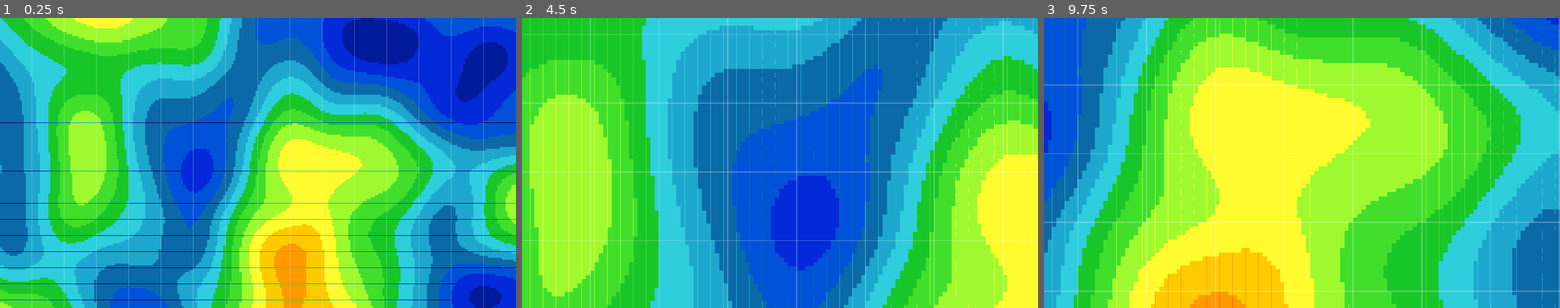
Above: before the commit, frames 1-3 (left to right).
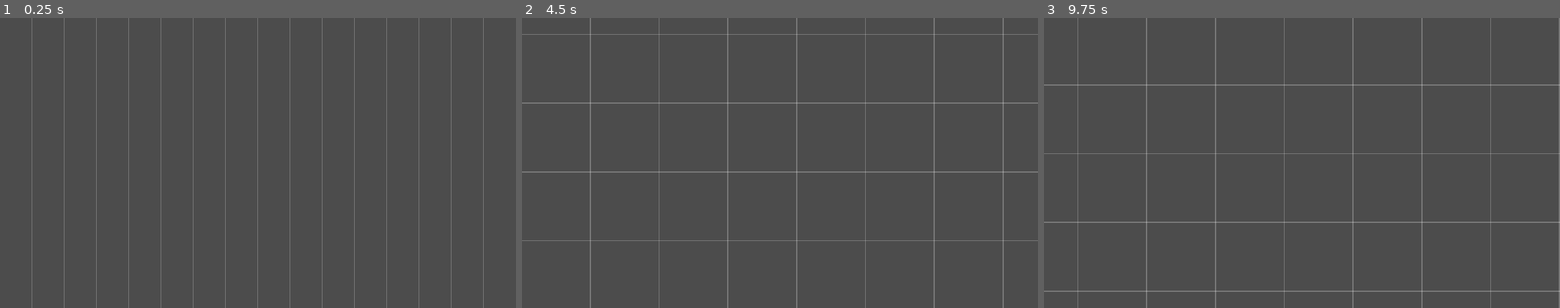
Above: after the commit, the same moments.

Repository: Phrenotopia/EvoDevio
Game: Godot game, scene res://World.tscn
Two runs of this game, one before a commit and one after it. Both use one fixed random seed, a clock stepped at 60 frames per second and the inputs below.
Inputs (mouse positions are in pixels of both pictures, inside the frame that each line leads up to):
- Up to frame 1 (0.25 s): no input
- Up to frame 2 (4.5 s): tap Enter at 0.5, 2, 3.5 s; move the mouse to (893, 148) at 0.52 s; hold S (camera_down) 0.53-1.28 s; tap Space at 1.25, 2.75, 4.25 s; move the mouse to (676, 177) at 1.27 s; tap A (camera_left) at 1.35 s; move the mouse to (831, 99) at 2.02 s; hold D (camera_right) 2.03-2.78 s; move the mouse to (754, 221) at 2.77 s; tap Shift (camera_speed_up) at 2.85 s; move the mouse to (934, 206) at 3.52 s; hold W (camera_up) 3.53-4.28 s; move the mouse to (625, 119) at 4.27 s; tap Mouse wheel up (camera_zoom_in) at 4.35 s
- Up to frame 3 (9.75 s): move the mouse to (1327, 163) at 5.02 s; hold Mouse wheel down (camera_zoom_out) 5.03-5.78 s; move the mouse to (1224, 90) at 5.77 s; tap S (camera_down) at 5.85 s; move the mouse to (1415, 148) at 6.52 s; hold A (camera_left) 6.53-7.28 s; move the mouse to (1198, 177) at 7.27 s; tap D (camera_right) at 7.35 s; move the mouse to (1353, 99) at 8.02 s; hold Shift (camera_speed_up) 8.03-8.78 s; move the mouse to (1276, 221) at 8.77 s; tap W (camera_up) at 8.85 s; move the mouse to (1456, 206) at 9.52 s; hold Mouse wheel up (camera_zoom_in) from 9.53 s (still down)

The runs differ from the first frame. In frame 1, 100% of the frame differs, in the area x 0-100%, y 0-100%; in frame 2, 100%; in frame 3, 100%.

Commit message:
Moved tiles to dictionary but broke code

Diff:
--- /dev/null
+++ b/Tile.gd
@@ -0,0 +1,15 @@
+extends Node
+
+class_name Tile
+
+var x : int
+var y : int
+var elevation : int
+
+#func _init():
+#	pass
+
+func _init(posx,posy,e):
+	x = posx
+	y = posy
+	elevation = e
--- a/WorldMap.gd
+++ b/WorldMap.gd
@@ -2,6 +2,9 @@
 
 var width = 256
 var height = 144
+var tiles = {}
+const Tile = preload("Tile.gd")
+
 var noise
 
 func make_map(x,y):
@@ -14,11 +17,20 @@
 	noise.period = 64 #My default is 16
 	noise.persistence = 0.25 #My default is 1
 
-func _draw():
+	var i = 0
 	for x in width:
 		for y in height:
-			var a = noise.get_noise_2d(x,y) # a is a number from -1 to 1
-			a = (a+1)*0.5 # Makes a a number from 0 to 1
-			a = round(a*16+0.6)-1 # Makes an integer from 0 to 15
-			#print(a)
-			set_cell(x,y,a) # Makes a a color from 0 (Red) to 15 (Dark blue)
+			var e = noise.get_noise_2d(x,y) # a is a number from -1 to 1
+			e = (e+1)*0.5 # Makes a a number from 0 to 1
+			e = round(e*16+0.6)-1 # Makes an integer from 0 to 15
+			#print(e)
+			var t = Tile.new(x,y,e)
+			tiles.values().append(t)
+
+	_draw()
+
+func _draw():
+	print("draw world map with  tiles ")
+	for t in tiles:
+			print(t)
+			set_cell(t.x,t.y,t.a) # Makes a a color from 0 (Red) to 15 (Dark blue)
--- a/project.godot
+++ b/project.godot
@@ -8,9 +8,14 @@
 
 config_version=4
 
-_global_script_classes=[  ]
+_global_script_classes=[ {
+"base": "Node",
+"class": "Tile",
+"language": "GDScript",
+"path": "res://Tile.gd"
+} ]
 _global_script_class_icons={
-
+"Tile": ""
 }
 
 [application]
@@ -31,30 +36,30 @@
 
 ui_accept={
 "deadzone": 0.5,
-"events": [ Object(InputEventKey,"resource_local_to_scene":false,"resource_name":"","device":0,"alt":false,"shift":false,"control":false,"meta":false,"command":false,"pressed":false,"scancode":16777221,"unicode":0,"echo":false,"script":null)
-, Object(InputEventKey,"resource_local_to_scene":false,"resource_name":"","device":0,"alt":false,"shift":false,"control":false,"meta":false,"command":false,"pressed":false,"scancode":16777222,"unicode":0,"echo":false,"script":null)
-, Object(InputEventKey,"resource_local_to_scene":false,"resource_name":"","device":0,"alt":false,"shift":false,"control":false,"meta":false,"command":false,"pressed":false,"scancode":32,"unicode":0,"echo":false,"script":null)
+"events": [ Object(InputEventKey,"resource_local_to_scene":false,"resource_name":"","device":0,"alt":false,"shift":false,"control":false,"meta":false,"command":false,"pressed":false,"scancode":16777221,"physical_scancode":0,"unicode":0,"echo":false,"script":null)
+, Object(InputEventKey,"resource_local_to_scene":false,"resource_name":"","device":0,"alt":false,"shift":false,"control":false,"meta":false,"command":false,"pressed":false,"scancode":16777222,"physical_scancode":0,"unicode":0,"echo":false,"script":null)
+, Object(InputEventKey,"resource_local_to_scene":false,"resource_name":"","device":0,"alt":false,"shift":false,"control":false,"meta":false,"command":false,"pressed":false,"scancode":32,"physical_scancode":0,"unicode":0,"echo":false,"script":null)
 , Object(InputEventJoypadButton,"resource_local_to_scene":false,"resource_name":"","device":0,"button_index":0,"pressure":0.0,"pressed":false,"script":null)
  ]
 }
 camera_up={
 "deadzone": 0.5,
-"events": [ Object(InputEventKey,"resource_local_to_scene":false,"resource_name":"","device":0,"alt":false,"shift":false,"control":false,"meta":false,"command":false,"pressed":false,"scancode":87,"unicode":0,"echo":false,"script":null)
+"events": [ Object(InputEventKey,"resource_local_to_scene":false,"resource_name":"","device":0,"alt":false,"shift":false,"control":false,"meta":false,"command":false,"pressed":false,"scancode":87,"physical_scancode":0,"unicode":0,"echo":false,"script":null)
  ]
 }
 camera_down={
 "deadzone": 0.5,
-"events": [ Object(InputEventKey,"resource_local_to_scene":false,"resource_name":"","device":0,"alt":false,"shift":false,"control":false,"meta":false,"command":false,"pressed":false,"scancode":83,"unicode":0,"echo":false,"script":null)
+"events": [ Object(InputEventKey,"resource_local_to_scene":false,"resource_name":"","device":0,"alt":false,"shift":false,"control":false,"meta":false,"command":false,"pressed":false,"scancode":83,"physical_scancode":0,"unicode":0,"echo":false,"script":null)
  ]
 }
 camera_left={
 "deadzone": 0.5,
-"events": [ Object(InputEventKey,"resource_local_to_scene":false,"resource_name":"","device":0,"alt":false,"shift":false,"control":false,"meta":false,"command":false,"pressed":false,"scancode":65,"unicode":0,"echo":false,"script":null)
+"events": [ Object(InputEventKey,"resource_local_to_scene":false,"resource_name":"","device":0,"alt":false,"shift":false,"control":false,"meta":false,"command":false,"pressed":false,"scancode":65,"physical_scancode":0,"unicode":0,"echo":false,"script":null)
  ]
 }
 camera_right={
 "deadzone": 0.5,
-"events": [ Object(InputEventKey,"resource_local_to_scene":false,"resource_name":"","device":0,"alt":false,"shift":false,"control":false,"meta":false,"command":false,"pressed":false,"scancode":68,"unicode":0,"echo":false,"script":null)
+"events": [ Object(InputEventKey,"resource_local_to_scene":false,"resource_name":"","device":0,"alt":false,"shift":false,"control":false,"meta":false,"command":false,"pressed":false,"scancode":68,"physical_scancode":0,"unicode":0,"echo":false,"script":null)
  ]
 }
 camera_zoom_in={
@@ -69,7 +74,7 @@
 }
 camera_speed_up={
 "deadzone": 0.5,
-"events": [ Object(InputEventKey,"resource_local_to_scene":false,"resource_name":"","device":0,"alt":false,"shift":false,"control":false,"meta":false,"command":false,"pressed":false,"scancode":16777237,"unicode":0,"echo":false,"script":null)
+"events": [ Object(InputEventKey,"resource_local_to_scene":false,"resource_name":"","device":0,"alt":false,"shift":false,"control":false,"meta":false,"command":false,"pressed":false,"scancode":16777237,"physical_scancode":0,"unicode":0,"echo":false,"script":null)
  ]
 }
 
